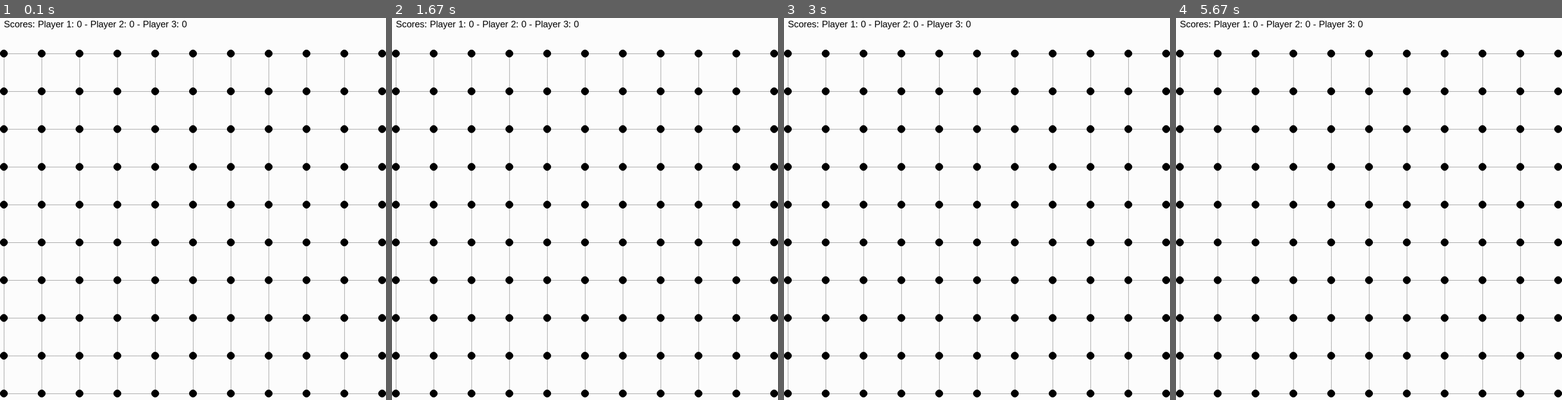
Above: before the commit, frames 1-4 (left to right).
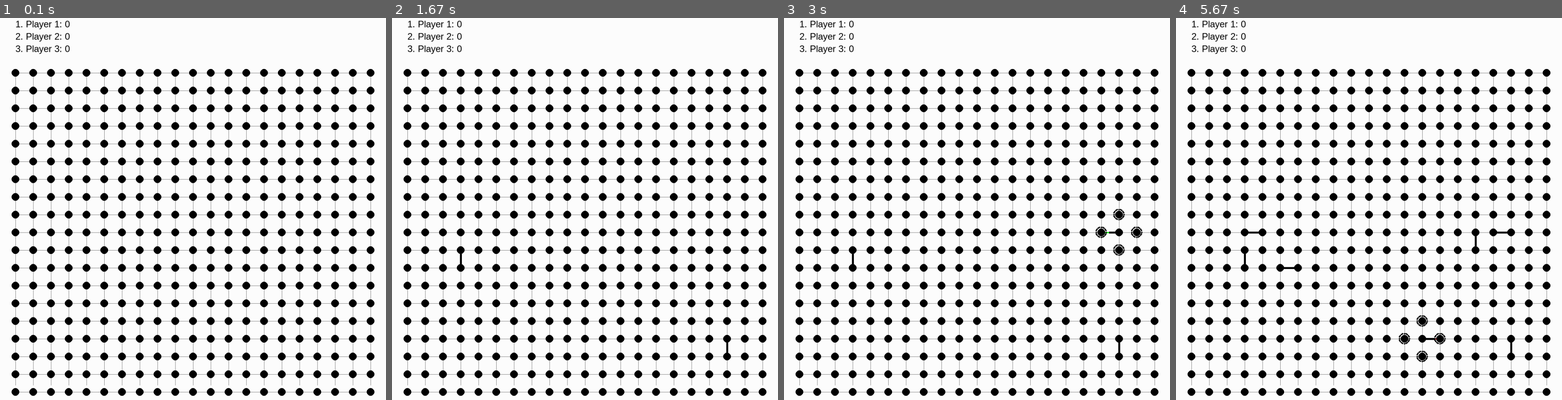
Above: after the commit, the same moments.

Repository: BrMaro/DotsAndBoxes-Game-with-Pygame
Game: pygame game, started from main.py
The game is run twice, just before and just after one commit, with the same random seed, the same clock (stepped at 60 frames per second) and the same inputs.
Inputs (mouse positions are in pixels of both pictures, inside the frame that each line leads up to):
- Up to frame 1 (0.1 s): no input
- Up to frame 2 (1.67 s): click (708, 197) at 0.38 s; click (727, 342) at 0.72 s; click (461, 251) at 1.05 s; click (588, 67) at 1.38 s
- Up to frame 3 (3 s): click (1031, 124) at 1.72 s; click (1115, 235) at 2.88 s
- Up to frame 4 (5.67 s): click (1249, 231) at 3.22 s; click (1480, 239) at 3.88 s; click (1291, 266) at 4.25 s; click (1492, 121) at 4.72 s; click (1272, 170) at 5.05 s; click (1426, 342) at 5.38 s

The runs differ from the first frame. In frame 1, 22% of the frame differs, in the area x 0-100%, y 0-100%; in frame 2, 22%; in frame 3, 22%; in frame 4, 22%.

Commit message:
fixed grid malformation #1 added elaborate text

Diff:
--- a/main.py
+++ b/main.py
@@ -25,16 +25,18 @@
 WHITE = (255, 255, 255)
 TURQUOISE = (64, 224, 208)
 
-BACKGROUND_COLOR = WHITE
 VERTEX_RADIUS = 10
 EDGE_THICKNESS = 5
 SNAP_DISTANCE = 40
+LEFT_MARGIN = 40
+RIGHT_MARGIN = 40
+BOTTOM_MARGIN = 40
+TOP_STATS_HEIGHT = 150
+
+BACKGROUND_COLOR = WHITE
+TEXT_COLOR = BLACK
+BASE_CORNER_COLOR = BLACK
 BASE_EDGE_COLOR = BLACK
-LEFT_MARGIN = 10
-RIGHT_MARGIN = 10
-BOTTOM_MARGIN = 10
-TOP_STATS_HEIGHT = 100
-
 
 class Box:
     def __init__(self, row, col, width, total_rows):
@@ -118,7 +120,7 @@
     for i in range(rows):
         pygame.draw.line(win, GREY, (LEFT_MARGIN, TOP_STATS_HEIGHT + i * gap),
                          (width - RIGHT_MARGIN, TOP_STATS_HEIGHT + i * gap))
-    for j in range(rows):
+    for j in range(rows+1):
         pygame.draw.line(win, GREY, (LEFT_MARGIN + j * gap, TOP_STATS_HEIGHT),
                          (LEFT_MARGIN + j * gap, width - BOTTOM_MARGIN))
 
@@ -194,11 +196,17 @@
             if box.get_owner() is not None:
                 scores[box.get_owner()] += 1
 
-    # Draw player scores
+    # Sort players by scores in descending order
+    sorted_players = sorted(players, key=lambda player: scores[player], reverse=True)
+
+    # Draw player scores in a numbered list format
     font = pygame.font.SysFont('Arial', 24)
-    scores_text = "Scores: " + " - ".join([f'{player.name}: {scores[player]}' for player in players])
-    text = font.render(scores_text, True, BLACK)
-    win.blit(text, (10, 10))
+    y_offset = 10
+    for idx, player in enumerate(sorted_players, start=1):
+        score_text = f"{idx}. {player.name}: {scores[player]}"
+        text = font.render(score_text, True, BLACK)
+        win.blit(text, (40, y_offset))
+        y_offset += text.get_height() + 5  # Adjust y_offset for the next player's score
 
 
 def draw_animated_line(win, start_pos, end_pos, highlighted_lines_arr, color, duration=2):
@@ -240,7 +248,7 @@
 
 def main(win, width):
     clock = pygame.time.Clock()
-    ROWS = 10
+    ROWS = 20
     grid = make_grid(ROWS, width)
     players = [Player("Player 1", RED), Player("Player 2", TURQUOISE), Player("Player 3", GREEN)]
     current_player_index = 0
